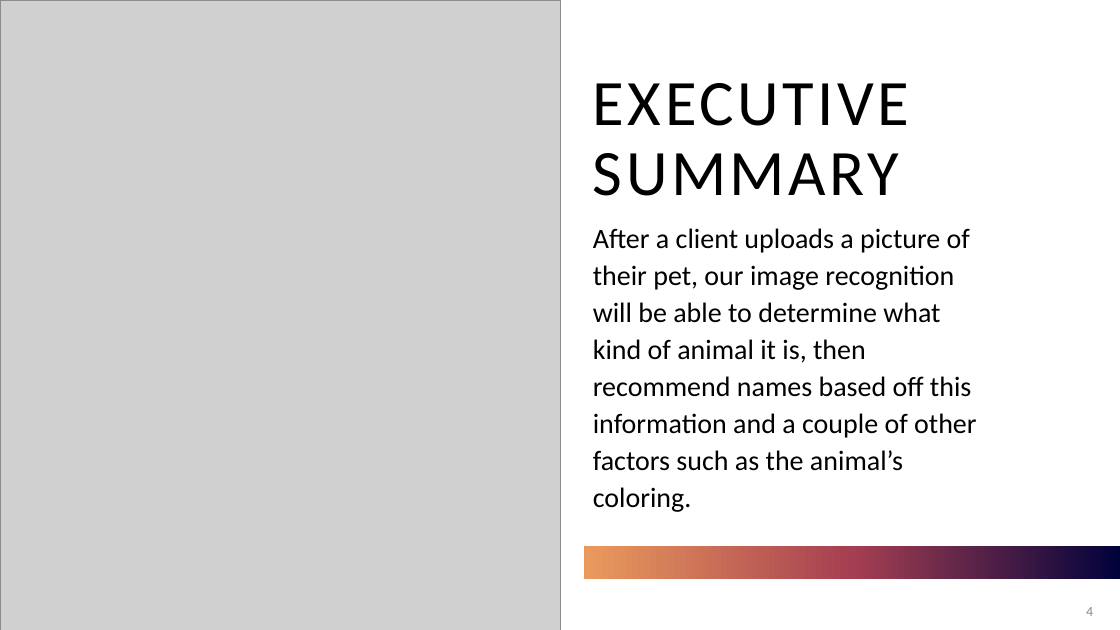
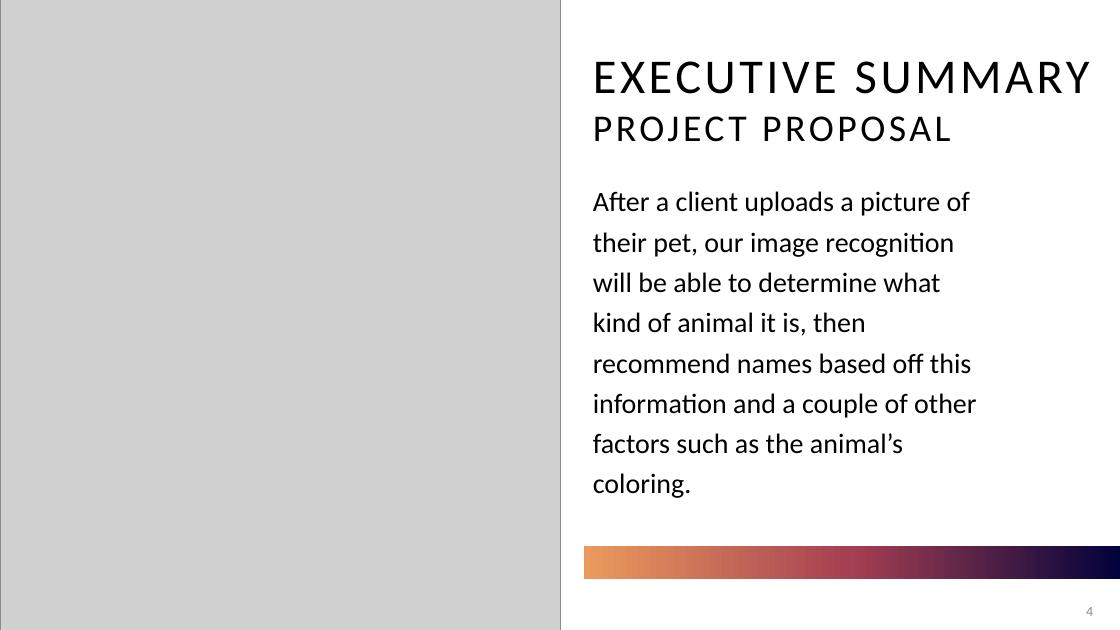
Before and after one commit to adriaonline/CPT200SP24-Team1, a slide deck: slide 4 of Phase 1 - Presentation.pptx. Drawn at 1120x630 pixels with LibreOffice and Linux fonts; fonts in the diff are those of the drawing; grey boxes stand for pictures. Boxes give left, top, right and bottom in pixels: in the first picture for what was removed or moved away, otherwise in the second. Text is boxed around its words. In the diff, an @@ line names an element or a change of style, - is before the commit and + after.

```diff
--- a/Phase 1 - Presentation.pptx
+++ b/Phase 1 - Presentation.pptx
@@ text "EXECUTIVE SUMMARY": place and size @@
-text "EXECUTIVE SUMMARY" at bbox=[593, 83, 909, 196]
+text "EXECUTIVE SUMMARY" at bbox=[593, 61, 1090, 142]
@@ text "EXECUTIVE SUMMARY" at bbox=[593, 61, 1090, 142]: vertical alignment bottom to top @@
@@ text at bbox=[593, 61, 1090, 94]: size 55.5 to 41.6 pt in "EXECUTIVE SUMMARY"; line spacing 0.9 to 1 @@
@@ text at bbox=[593, 116, 950, 142]: paragraph added @@
+PROJECT PROPOSAL
@@ text "After a client uploads a ...": place and size @@
-text "After a client uploads a ..." at bbox=[593, 228, 976, 512]
+text "After a client uploads a ..." at bbox=[593, 191, 976, 498]
@@ text "After a client uploads a ..." at bbox=[593, 191, 976, 498]: line spacing 1.1 to 1.2 @@
```
Also in this commit, not shown: 3 other slides changed, 2 slides added, 1 slide removed, 2 other files.
